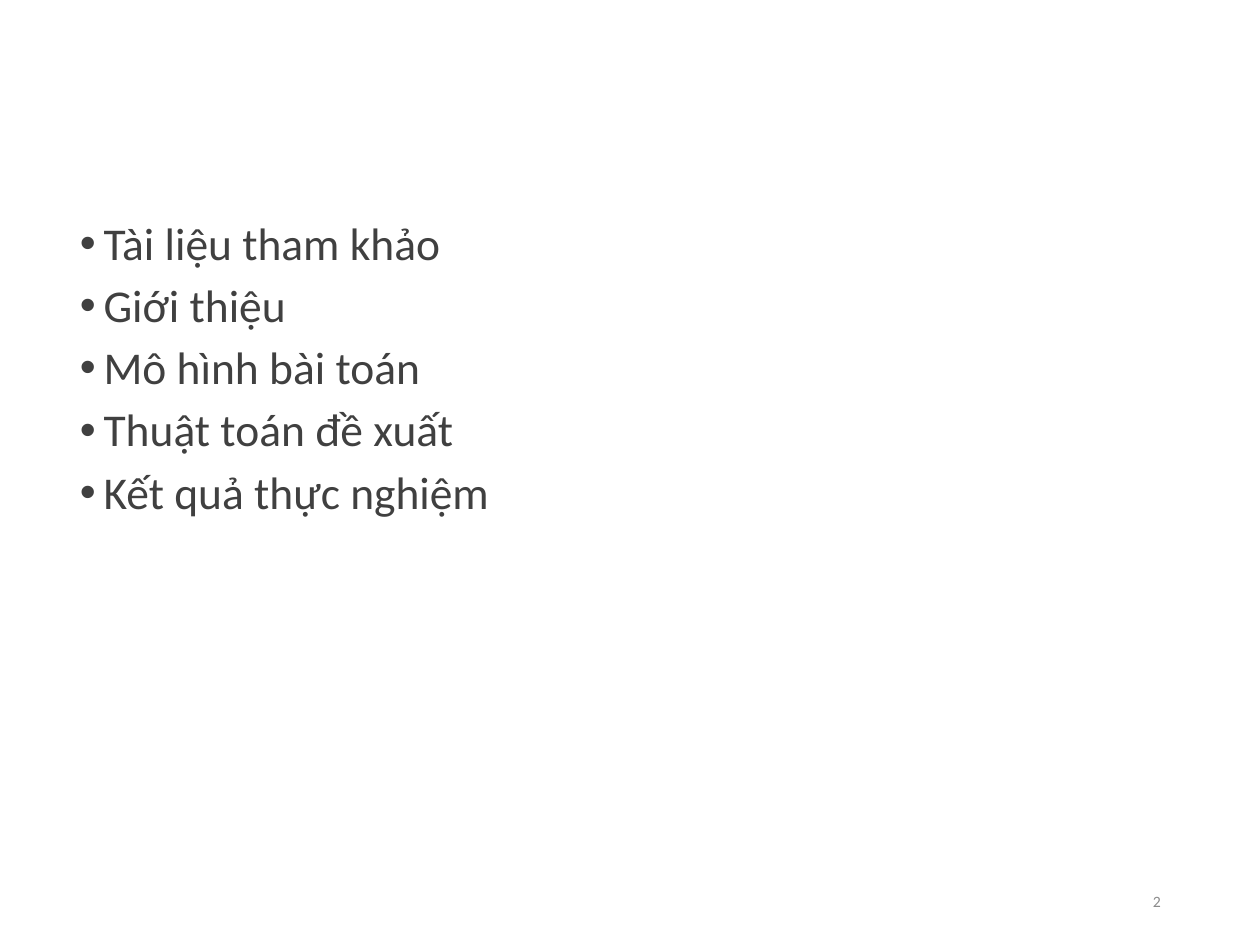
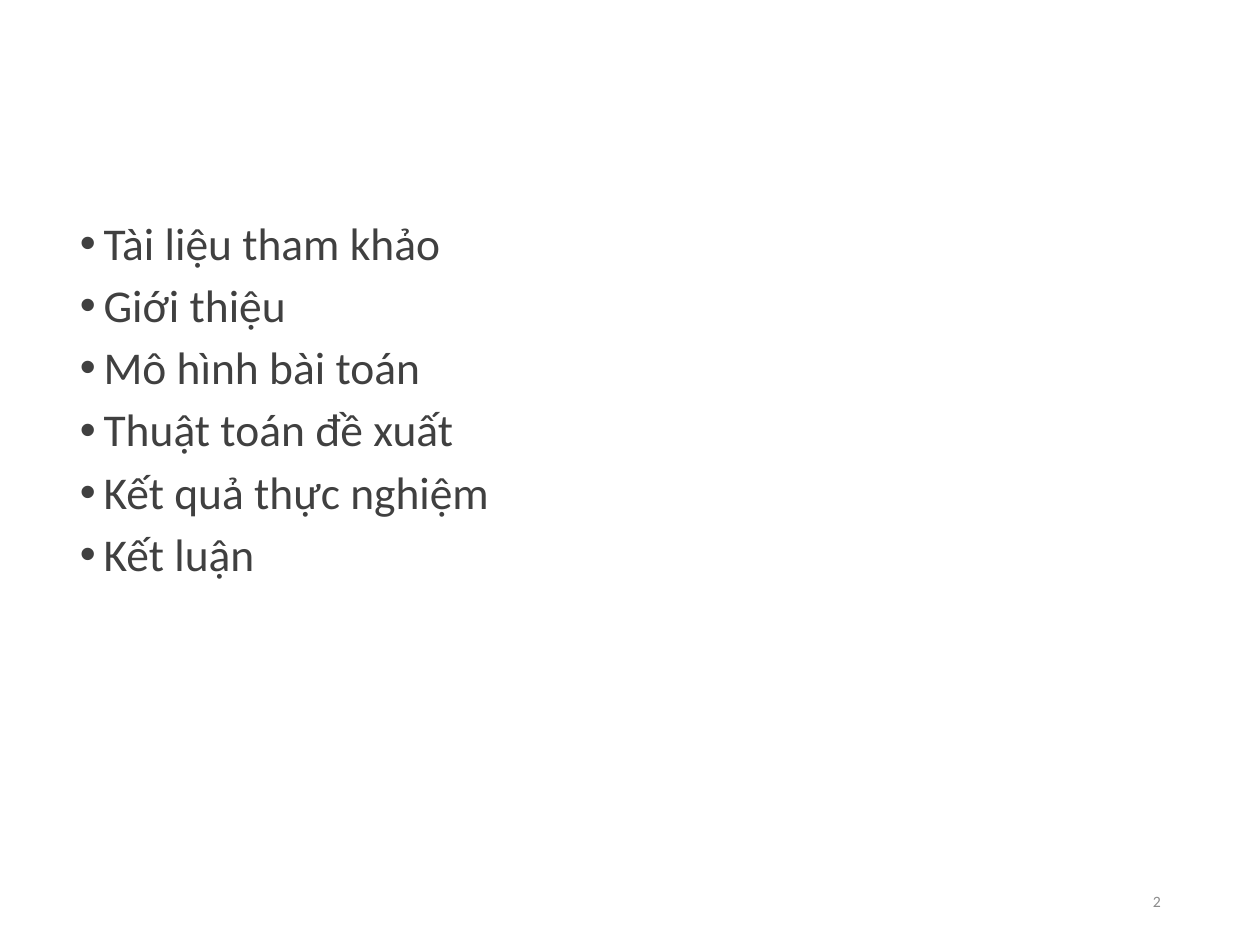
Before and after one commit to tranvanthanh99/MILP-GA-drone_routing_problem, a slide deck: slide 2 of UAV model.pptx. Drawn at 1260x945 pixels with LibreOffice and Linux fonts; fonts in the diff are those of the drawing; background and template pictures are left out. Boxes give left, top, right and bottom in pixels: in the first picture for what was removed or moved away, otherwise in the second. Text is boxed around its words. In the diff, an @@ line names an element or a change of style, - is before the commit and + after.

```diff
--- a/UAV model.pptx
+++ b/UAV model.pptx
@@ text at [104, 537, 254, 579]: paragraph added @@
+• Kết luận
```
Also in this commit, not shown: 3 other slides changed, 3 slides added, 4 other files.
